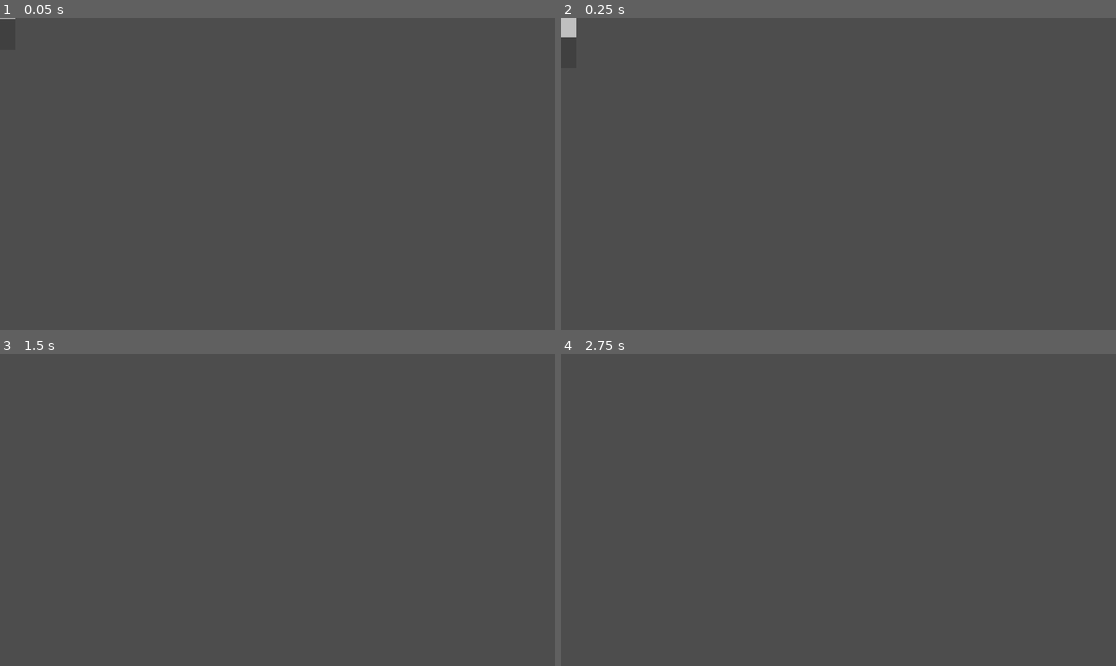
Above: before the commit, frames 1-4 (two rows, left to right).
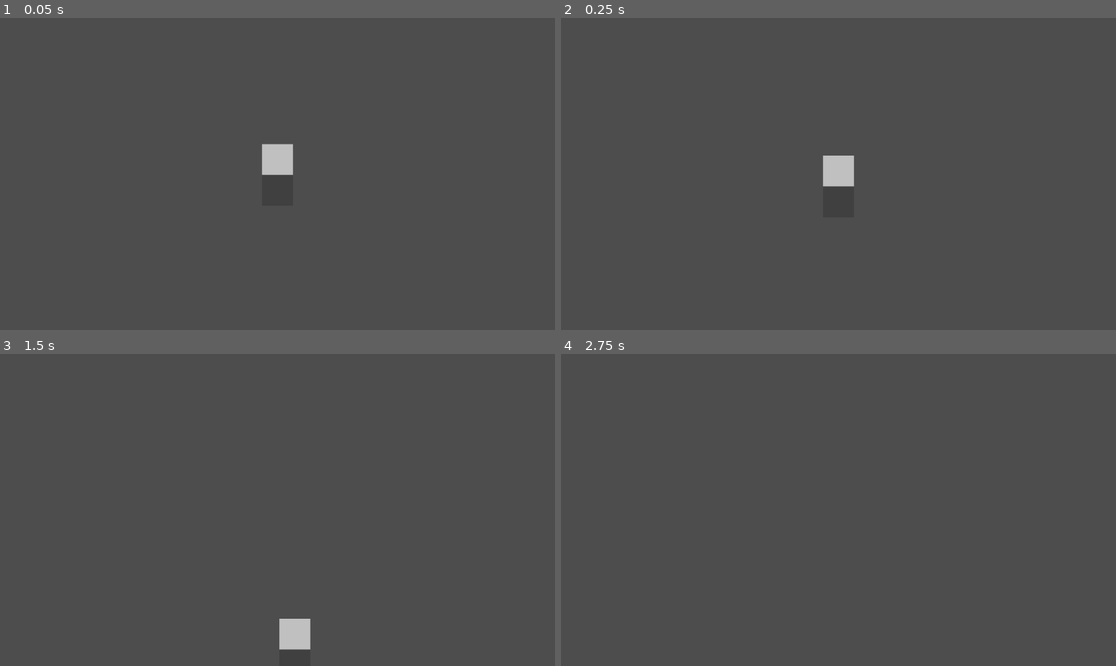
Above: after the commit, the same moments.

Repository: neinwhal/ggjsg-2026
Game: Godot game, scene res://src/player/player_basic.tscn
Same seed, same stepped clock (60 frames per second), same inputs: the game is played once before the commit and once after it. This scene is started directly instead of the project's main scene.
Inputs:
- Up to frame 1 (0.05 s): no input
- Up to frame 2 (0.25 s): no input
- Up to frame 3 (1.5 s): hold D from 0.53 s (still down); tap Space at 0.77 s
- Up to frame 4 (2.75 s): tap Space at 1.52 s; release D at 2.03 s; hold A from 2.03 s (still down)

The runs differ from the first frame. In frame 1, 0.6% of the frame differs, in the area x 0-53%, y 0-51%; in frame 2, 0.7%, in the area x 0-53%, y 0-55%; in frame 3, 0.6%; in frame 4, nothing differs.

Commit message:
make camera follow player

Diff:
--- a/src/player/player_basic.gd
+++ b/src/player/player_basic.gd
@@ -2,7 +2,7 @@
 
 # Called when the node enters the scene tree for the first time.
 func _ready() -> void:
-	pass # Replace with function body.
+	$Camera2D.make_current() # set camera to current
 
 @export var speed := 200.0
 @export var jump_velocity := -400.0
--- a/src/player/player_basic.tscn
+++ b/src/player/player_basic.tscn
@@ -15,3 +15,7 @@
 [node name="CollisionShape2D" type="CollisionShape2D" parent="."]
 position = Vector2(0.5, -0.5)
 shape = SubResource("RectangleShape2D_el75n")
+
+[node name="Camera2D" type="Camera2D" parent="."]
+position_smoothing_enabled = true
+rotation_smoothing_enabled = true
